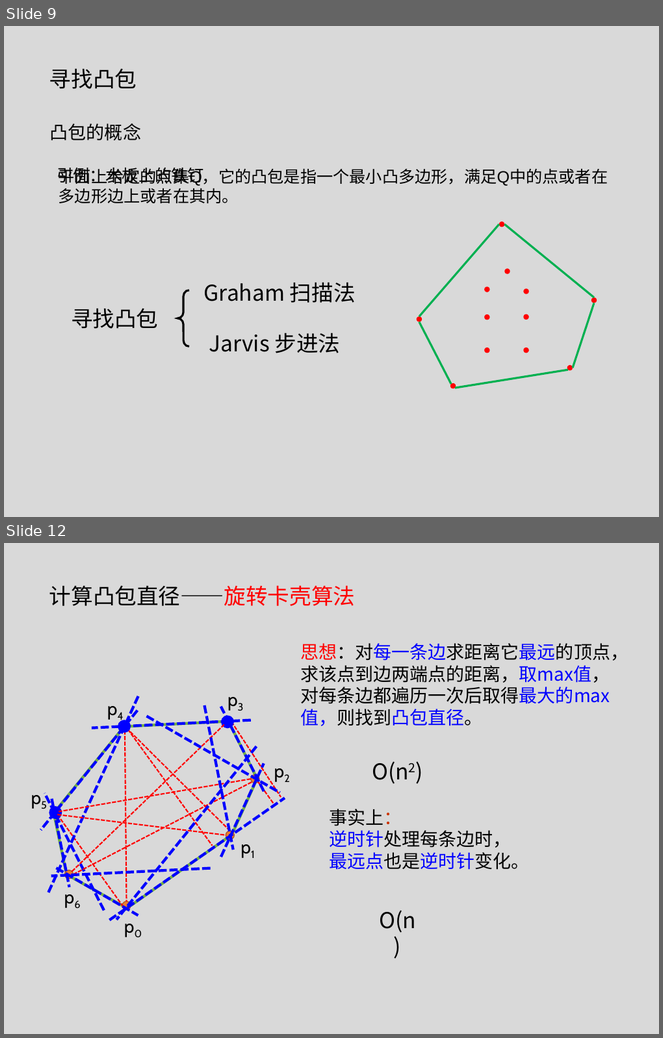
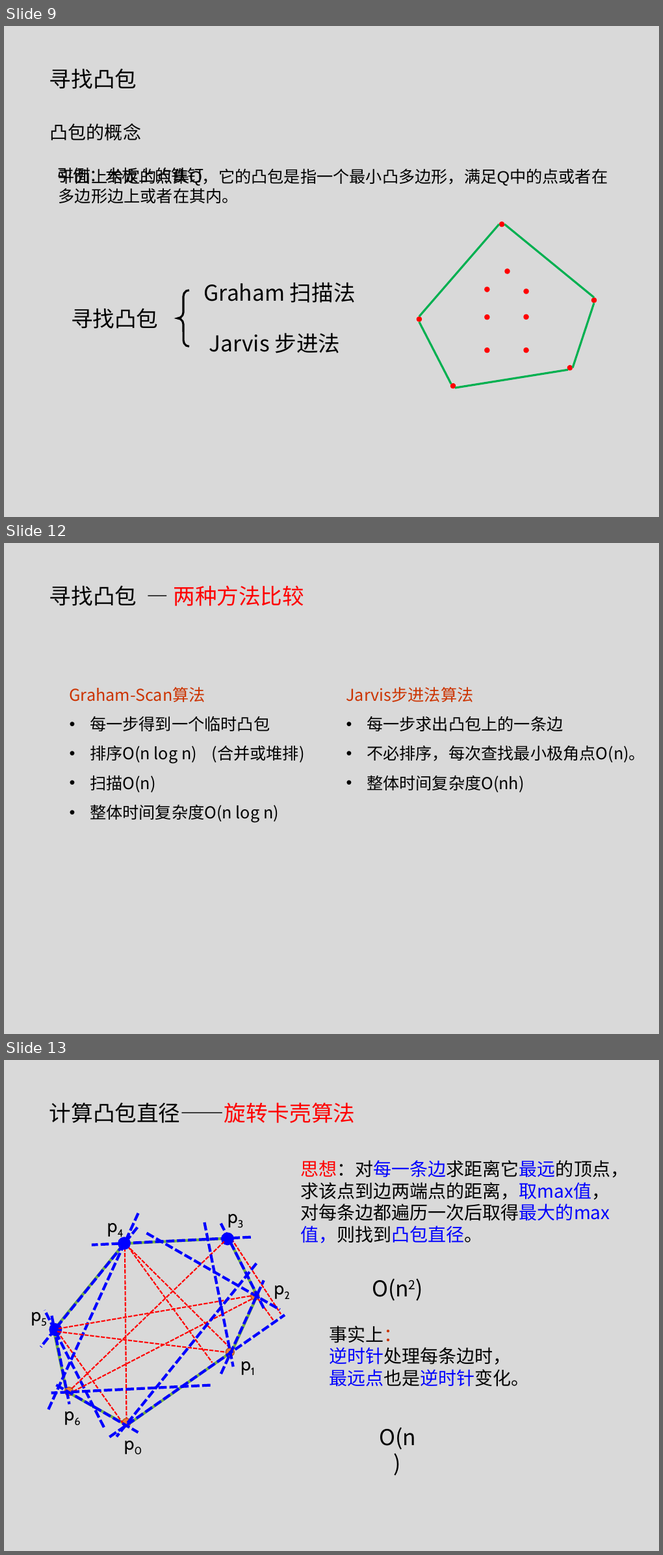
Before and after one commit to tianzhuwei/PPT, a slide deck: 第二讲快排+计算几何.pptx. Shown one above the other, each under a label of ours: slides 9 and 12 before the commit, slides 9, 12 and 13 after it; the slides between them are not shown. The pictures are 663x1038 and 663x1555 pixels, drawn with LibreOffice and Linux fonts; fonts in the diff are those of the drawing. Boxes give left, top, right and bottom in pixels: in the first picture for what was removed or moved away, otherwise in the second. Text is boxed around its words. In the diff, an @@ line names an element or a change of style, - is before the commit and + after.

```diff
--- a/第二讲快排+计算几何.pptx
+++ b/第二讲快排+计算几何.pptx
@@ slide 12 added at [4, 543, 659, 1034], background #D9D9D9 @@
@@ text added at [50, 585, 304, 606], 24 pt, text #FF0000 @@
+寻找凸包 — 两种方法比较
@@ text added at [70, 687, 304, 823], 18 pt, text #000000 @@
+Graham-Scan算法
+• 每一步得到一个临时凸包
+• 排序O(n log n) (合并或堆排)
+• 扫描O(n)
+• 整体时间复杂度O(n log n)
@@ text added at [347, 687, 646, 793], 18 pt, text #000000 @@
+Jarvis步进法算法
+• 每一步求出凸包上的一条边
+• 不必排序，每次查找最小极角点O(n)。
+• 整体时间复杂度O(nh)
@@ what was slide 12 is now slide 13 @@
```
Also in this commit, not shown: 4 slides changed.
